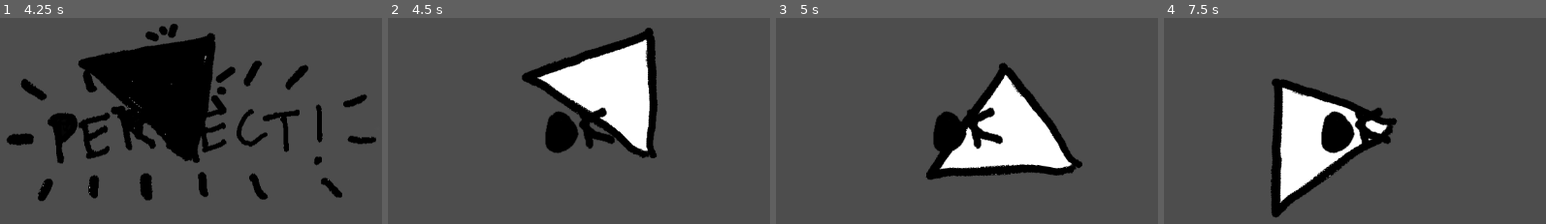
Above: before the commit, frames 1-4 (left to right).
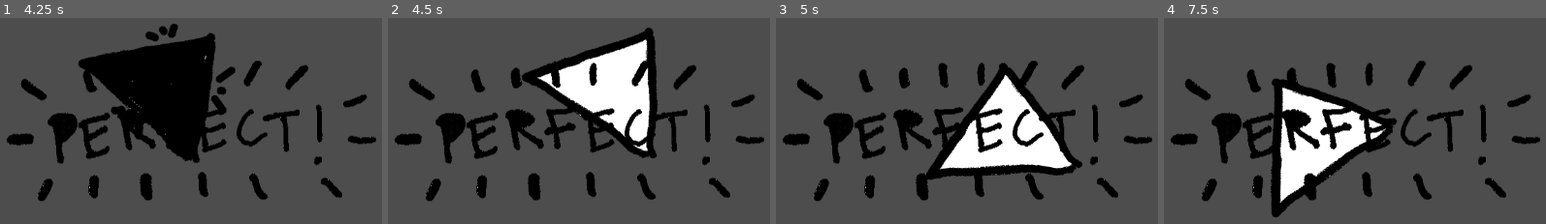
Above: after the commit, the same moments.

Repository: s0rta/i_have_yet_to_grasp_the_skill_of_comedic_timing
Game: Godot game, scene res://conductor.tscn
Two runs of this game, one before a commit and one after it. Both use one fixed random seed, a clock stepped at 60 frames per second and the inputs below. Sound files missing from this copy of the repository are replaced by a short silence.
Inputs:
- Up to frame 1 (4.25 s): tap Enter at 0.5 s; hold Space (space) 0.53-1.28 s; tap Space (space) at 1.35, 2.85 s; hold Space (space) 2.03-2.78 s; hold Space (space) from 3.53 s (still down)
- Up to frame 2 (4.5 s): release Space (space) at 4.28 s; tap Space (space) at 4.35 s
- Up to frame 3 (5 s): no input
- Up to frame 4 (7.5 s): hold Space (space) 5.03-5.78 s; tap Space (space) at 5.85, 7.35 s; hold Space (space) 6.53-7.28 s

Frame 1 is identical in both runs. In frame 2, 10% of the frame differs, in the area x 1-99%, y 20-89%; in frame 3, 9.9%; in frame 4, 10%.
Error after the commit: Invalid access of index '0' on a base object of type: 'Array'. (res://Judge.gd:38)

Commit message:
WIP: Goal is not instantiating with a key array

Diff:
--- a/Conductor.gd
+++ b/Conductor.gd
@@ -1,7 +1,7 @@
 extends AudioStreamPlayer2D
 
 @export var bpm := 120
-@export var measures := 4
+@export var measures := 4 # TODO CWS: should this be beats per measure?
 @export var beats_before_start := 0
 
 # tracking the beat and song pos
@@ -10,7 +10,8 @@
 var sec_per_beat = 60.0 / bpm
 var last_reported_beat = 0
 
-var measure = 1
+# TODO CWS: should this be beat_in_measure?
+var measure: int = 1
 
 # determining how close to the beat user input is
 var closest = 0
@@ -45,7 +46,7 @@
 	$StartTimer.wait_time = sec_per_beat
 	$StartTimer.start()
 
-func closest_beat():
+func closest_beat() -> Vector2:
 	closest = int(round((song_position / sec_per_beat)))
 	time_off_beat = abs(closest * sec_per_beat - song_position)
 	if closest == 0:
--- /dev/null
+++ b/Goal.gd
@@ -0,0 +1,18 @@
+extends Node
+
+class_name Goal
+
+var key_sequence: Array
+
+func _init(key_sequence):
+	print("in init", key_sequence)
+	key_sequence = key_sequence
+
+# Called when the node enters the scene tree for the first time.
+func _ready():
+	pass # Replace with function body.
+
+
+# Called every frame. 'delta' is the elapsed time since the previous frame.
+func _process(delta):
+	pass
--- /dev/null
+++ b/GoalManager.gd
@@ -0,0 +1,45 @@
+extends Node
+
+class_name GoalManager
+
+@onready var conductor = %Conductor
+
+var possible_keys: Dictionary
+var _current_goal: Goal
+
+func _init():
+	possible_keys = {}
+
+func get_current_goal():
+	print("GET CURRENT GOAL")
+	if not _current_goal or _current_goal.key_sequence.is_empty():
+		_current_goal = generate_goal()
+
+	print("_current_goal", _current_goal.key_sequence)
+
+	var goal = _current_goal
+
+	# if we're on the last beat of the measure, generate a new current_goal
+	if conductor.closest_beat()[0] == 4:
+		_current_goal = generate_goal()
+
+	print("goal sequence", goal.key_sequence)
+	return goal
+
+func generate_goal() -> Goal:
+	if possible_keys.is_empty():
+		return _default_goal()
+	else:
+		var possible_keys_array = possible_keys.keys()
+		return Goal.new([null, possible_keys_array.pick_random(), null, possible_keys_array.pick_random()])
+
+func _default_goal():
+	return Goal.new([null, KEY_SPACE, null, KEY_SPACE])
+
+# Called when the node enters the scene tree for the first time.
+func _ready():
+	pass # Replace with function body.
+
+# Called every frame. 'delta' is the elapsed time since the previous frame.
+func _process(delta):
+	pass
--- a/Judge.gd
+++ b/Judge.gd
@@ -11,7 +11,8 @@
 	PERFECT,
 	GOOD,
 	OK,
-	MISS
+	MISS,
+	NA
 }
 
 # Called when the node enters the scene tree for the first time.
@@ -22,8 +23,7 @@
 func _process(delta):
 	pass
 
-func score_input(input):
-	# TODO CWS: this is not correctly ignoring input for beats already scored
+func score_input(input, current_goal: Goal):
 	var closest_beat_tuple = conductor.closest_beat()
 	var closest_beat = closest_beat_tuple[0]
 	var time_off_beat = closest_beat_tuple[1]
@@ -32,7 +32,17 @@
 		return
 
 	last_beat_for_input_received = closest_beat
-	print("Scoring beat ", closest_beat)
+
+	print("Current goal", current_goal.key_sequence)
+
+	var target_keycode = current_goal.key_sequence[closest_beat - 1]
+
+	if not target_keycode:
+		return Score.NA
+	elif input.key_code != target_keycode:
+		return Score.MISS
+
+	print("Scoring beat ", closest_beat, target_keycode)
 	print("Last beat", last_beat_for_input_received)
 
 	return _score_time(time_off_beat)
--- a/Loop.gd
+++ b/Loop.gd
@@ -1,11 +1,12 @@
 extends Node
 
 @onready var judge = %Judge
+@onready var goal_manager = %GoalManager
 
 func _input(event):
-	print(event.as_text())
-	if event is InputEventKey and event.keycode == 32:
-		var score = judge.score_input(event)
+	if event is InputEventKey:
+		var current_goal = goal_manager.get_current_goal()
+		var score = judge.score_input(event, current_goal)
 		%ScoreBoard.set_score_display(score)
 
 # Called when the node enters the scene tree for the first time.
@@ -16,3 +17,4 @@
 # Called every frame. 'delta' is the elapsed time since the previous frame.
 func _process(delta):
 	pass
+	# TODO CWS: display current goal here?
--- a/conductor.tscn
+++ b/conductor.tscn
@@ -7,6 +7,7 @@
 [ext_resource type="Texture2D" uid="uid://cp2agm2lytjo6" path="res://triangle-filled.png" id="4_2ofya"]
 [ext_resource type="Script" path="res://RhythmTrigger.gd" id="5_vgufy"]
 [ext_resource type="Script" path="res://Judge.gd" id="7_2kp4i"]
+[ext_resource type="Script" path="res://GoalManager.gd" id="7_pmv8e"]
 [ext_resource type="Texture2D" uid="uid://cdp71aw1dt2x2" path="res://perfect.png" id="8_lnmkn"]
 [ext_resource type="Texture2D" uid="uid://d6pyc3fp072m" path="res://good.png" id="9_rd6ce"]
 [ext_resource type="Texture2D" uid="uid://cpxyedhc8eq0w" path="res://ok.png" id="10_6whel"]
@@ -133,6 +134,10 @@
 "": SubResource("AnimationLibrary_yuapc")
 }
 
+[node name="GoalManager" type="Node" parent="."]
+unique_name_in_owner = true
+script = ExtResource("7_pmv8e")
+
 [node name="Judge" type="Node2D" parent="."]
 unique_name_in_owner = true
 script = ExtResource("7_2kp4i")
Not shown: 1 places in conductor.tscn that only renumber resources
